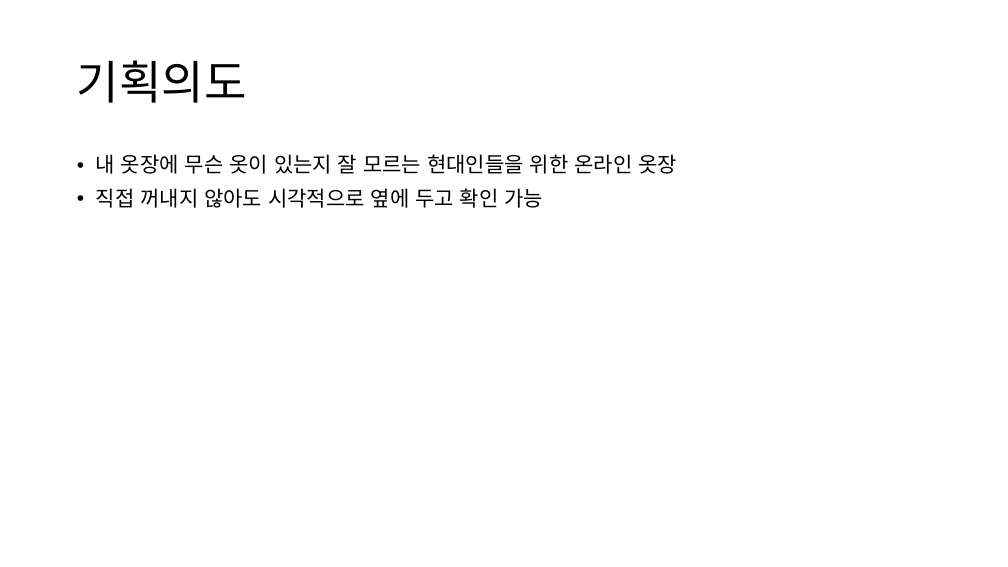
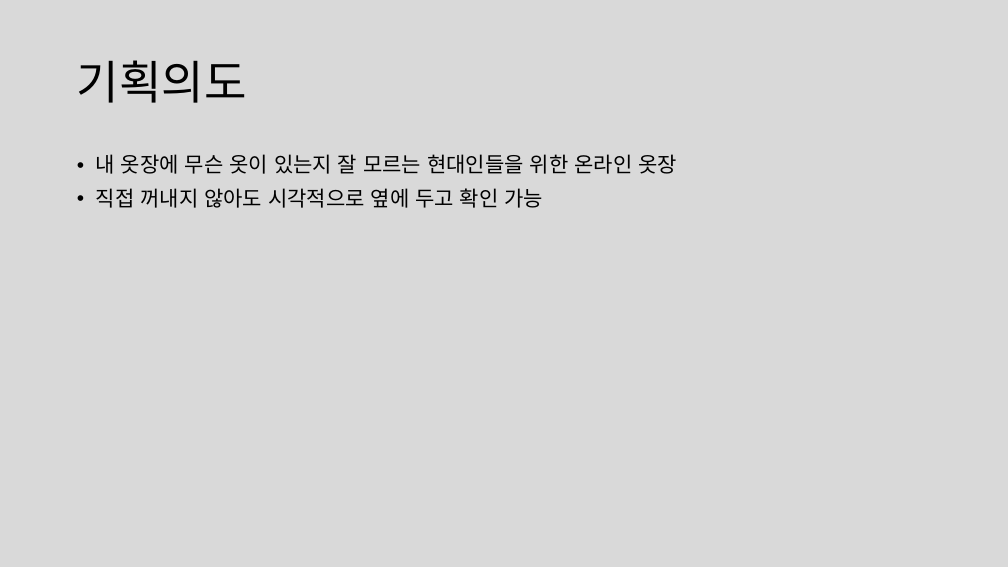
Before and after one commit to hyunsik96/00_OOTD, a slide deck: slide 2 of 기획/OOTD.pptx. Drawn at 1008x567 pixels with LibreOffice and Linux fonts; fonts in the diff are those of the drawing. Boxes give left, top, right and bottom in pixels: in the first picture for what was removed or moved away, otherwise in the second. Text is boxed around its words. In the diff, an @@ line names an element or a change of style, - is before the commit and + after.

```diff
--- a/기획/OOTD.pptx
+++ b/기획/OOTD.pptx
@@ background #FFFFFF to #D9D9D9 @@
```
Also in this commit, not shown: 1 other slide changed, 4 slides added, 1 slide removed, 4 other files.
